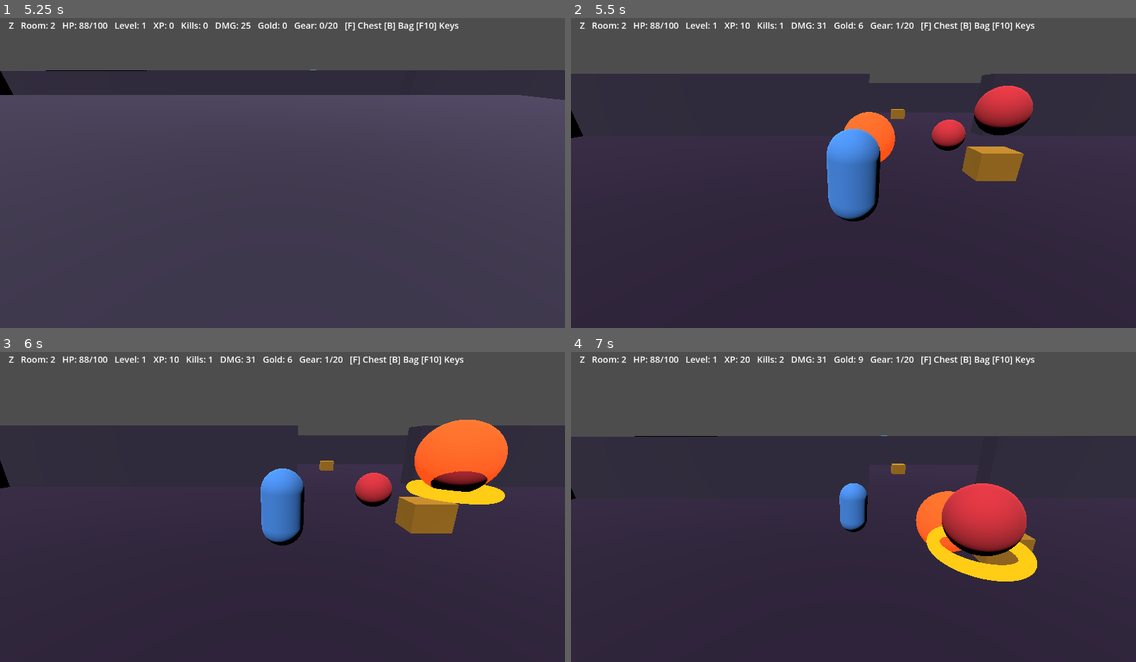
Above: before the commit, frames 1-4 (two rows, left to right).
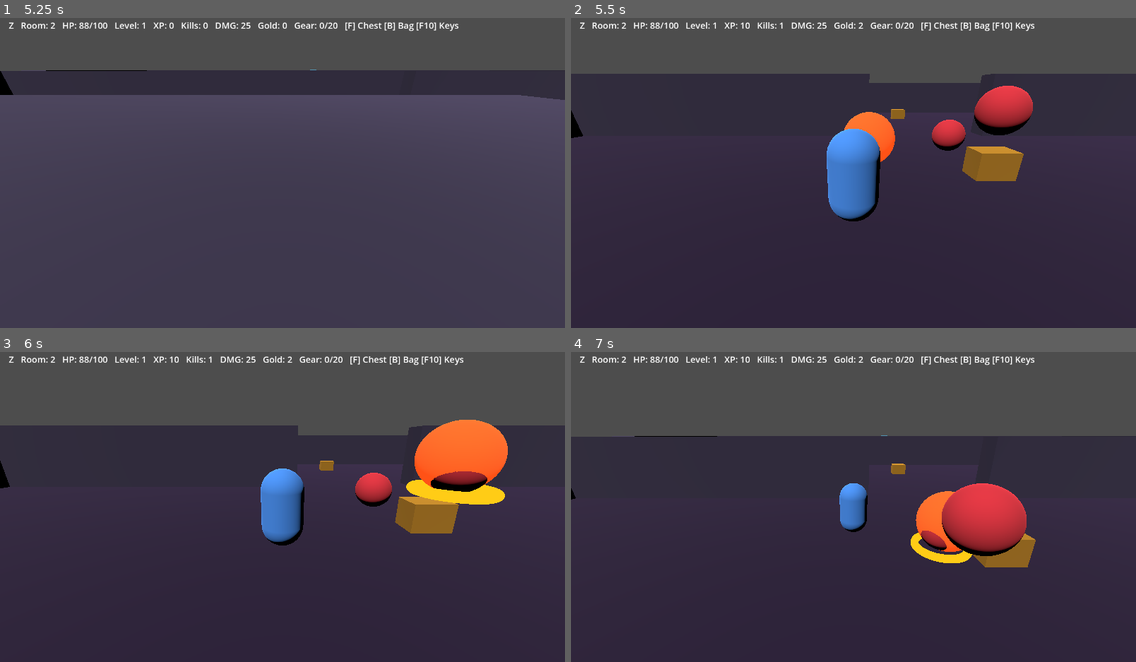
Above: after the commit, the same moments.

Repository: ericgantor-cyber/Moonfall
Game: Godot game, scene res://main.tscn
Same seed, same stepped clock (60 frames per second), same inputs: the game is played once before the commit and once after it.
Inputs (mouse positions are in pixels of both pictures, inside the frame that each line leads up to):
- Up to frame 1 (5.25 s): click "Play as Z" at 0.5 s; tap Enter at 1.25 s; move the mouse to (254, 231) at 1.27 s; hold W 1.28-2 s; hold H 1.28-2 s; click (254, 231) at 1.42 s; tap Space at 1.52, 4.52 s; tap J at 1.55, 3.05 s; drag from (452, 216) to (254, 231) at 2.02 s; move the mouse to (113, 120) at 2.77 s; hold A 2.78-3.5 s; hold H 2.78-3.5 s; drag from (310, 169) to (113, 120) at 3.52 s; move the mouse to (197, 89) at 4.27 s; hold S 4.28-5 s; hold J 4.28-5 s; tap Q at 4.35 s; drag from (406, 154) to (197, 89) at 5.02 s
- Up to frame 2 (5.5 s): no input
- Up to frame 3 (6 s): move the mouse to (169, 519) at 5.77 s; hold W from 5.78 s (still down); hold J from 5.78 s (still down); tap F at 5.85 s; click (169, 519) at 5.92 s
- Up to frame 4 (7 s): release W at 6.5 s; release J at 6.5 s; drag from (910, 432) to (740, 519) at 6.52 s

Frame 1 is identical in both runs. In frame 2, less than 0.1% of the frame differs, in the area x 43-59%, y 1-4%; in frame 3, less than 0.1%; in frame 4, 1.5%, in the area x 30-83%, y 1-75%.

Commit message:
Add Moon Shard loot and two inventory crafting recipes

Diff:
--- a/Moonfall3D/scripts/game.gd
+++ b/Moonfall3D/scripts/game.gd
@@ -43,6 +43,9 @@
 var cached_target: Node3D
 var chests: Array[Node3D] = []
 var gold := 0
+var moon_shards := 0
+var craft_heal_latch := false
+var craft_mana_latch := false
 var dungeon_seed := 0
 var inventory: Array[Dictionary] = []
 var equipped: Dictionary = {}
@@ -372,6 +375,14 @@
         selected_item = (selected_item + 1) % inventory.size()
         _equip_item(selected_item)
     equip_latch = equip_key
+    var craft_heal := inventory_open and Input.is_key_pressed(KEY_H)
+    if craft_heal and not craft_heal_latch:
+        _craft_upgrade(false)
+    craft_heal_latch = craft_heal
+    var craft_mana := inventory_open and Input.is_key_pressed(KEY_J)
+    if craft_mana and not craft_mana_latch:
+        _craft_upgrade(true)
+    craft_mana_latch = craft_mana
     # Three traversable regions, divided by walls with central doorways.
     var entered_room := _region_for_z(player.position.z)
     if entered_room != room_index:
@@ -670,6 +681,7 @@
     if was_boss:
         boss_alive = false
     kills += 1
+    moon_shards += 4 if was_boss else (1 if randf() < 0.4 else 0)
     xp += 10 if not was_boss else 100
     while xp >= level * 60:
         xp -= level * 60
@@ -887,7 +899,9 @@
         return
     var lines := PackedStringArray()
     lines.append("INVENTORY  [B] Close  [G] Equip next")
-    lines.append("Armor: %d | Gold: %d | Level: %d" % [int(armor), gold, level])
+    lines.append("Armor: %d | Gold: %d | Shards: %d | Level: %d" % [int(armor), gold, moon_shards, level])
+    lines.append("CRAFT [H] Vitality (+10 max HP): 50 gold + 3 shards")
+    lines.append("CRAFT [J] Focus (+10 max mana): 50 gold + 3 shards")
     if equipped.is_empty():
         lines.append("Equipped: None")
     else:
@@ -1357,3 +1371,19 @@
     indicator.set_meta("life", 1.1 if kind == 0 else 0.75)
     add_child(indicator)
     active_effects.append(indicator)
+
+func _craft_upgrade(mana_upgrade: bool) -> void:
+    if gold < 50 or moon_shards < 3:
+        _cast_notice("Crafting requires 50 gold and 3 Moon Shards")
+        return
+    gold -= 50
+    moon_shards -= 3
+    if mana_upgrade:
+        max_mana += 10.0
+        mana = minf(max_mana, mana + 10.0)
+        _cast_notice("Crafted Focus: +10 max mana")
+    else:
+        max_hp += 10.0
+        hp = minf(max_hp, hp + 10.0)
+        _cast_notice("Crafted Vitality: +10 max HP")
+    _refresh_inventory()
